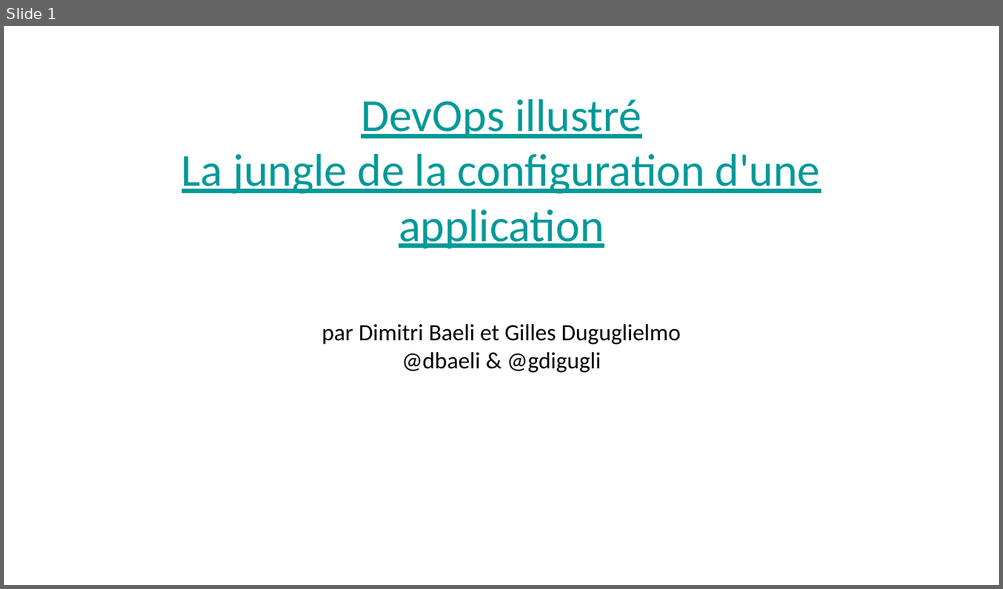
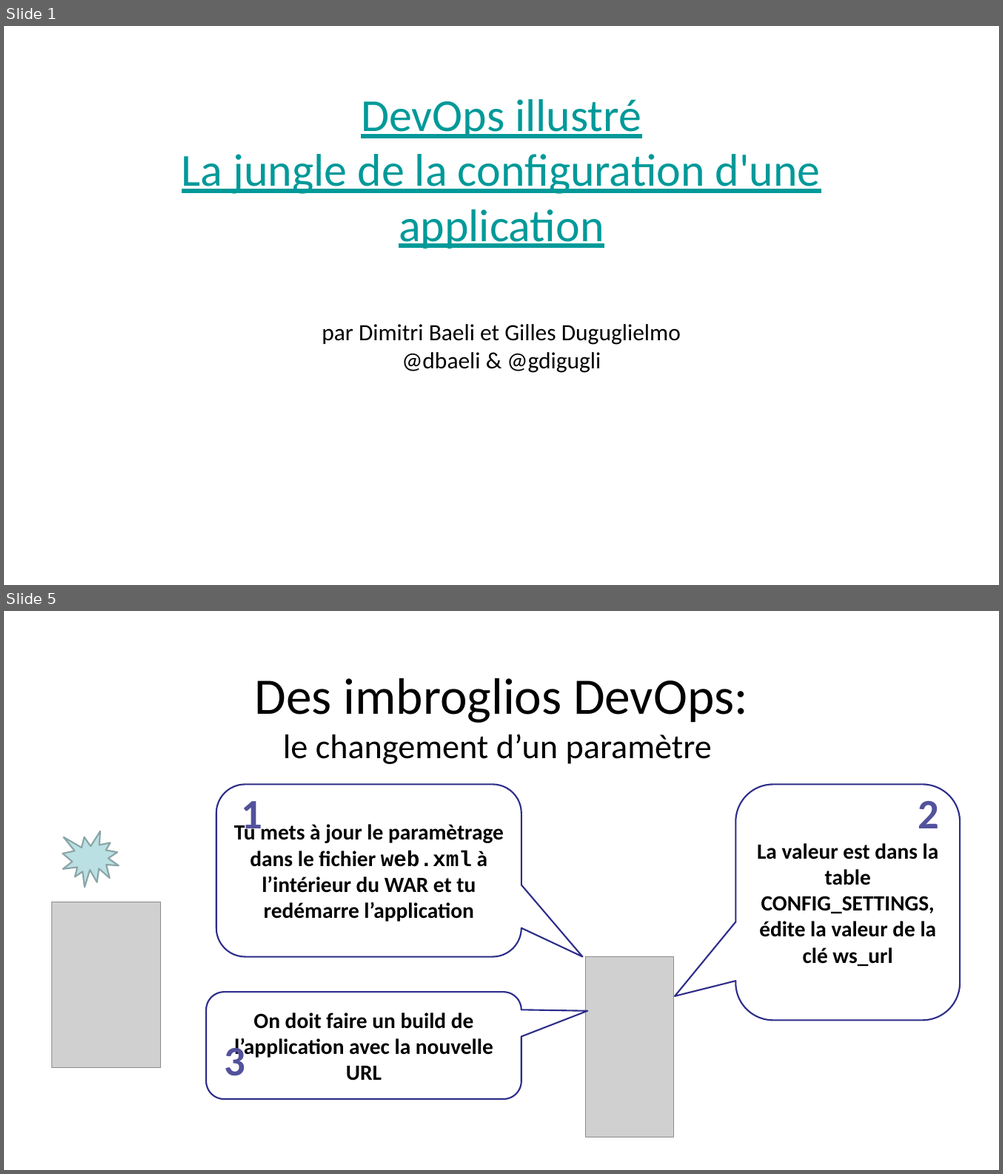
Before and after one commit to dbaeli/conf4j, a slide deck: Devops_Configuration_Jungle_Devoxx_FR_2012.pptx. Shown one above the other, each under a label of ours: slide 1 before the commit, slides 1 and 5 after it; the slides between them are not shown. The pictures are 1003x589 and 1003x1174 pixels, drawn with LibreOffice and Linux fonts; fonts in the diff are those of the drawing; grey boxes stand for pictures; background and template pictures are left out. Boxes give left, top, right and bottom in pixels: in the first picture for what was removed or moved away, otherwise in the second. Text is boxed around its words. In the diff, an @@ line names an element or a change of style, - is before the commit and + after.

```diff
--- a/Devops_Configuration_Jungle_Devoxx_FR_2012.pptx
+++ b/Devops_Configuration_Jungle_Devoxx_FR_2012.pptx
@@ slide 5 added at (4,611,999,1170), background picture (left out) @@
@@ text added at (255,678,748,764), 44 pt, text #000000 @@
+Des imbroglios DevOps:
+le changement d’un paramètre
@@ rounded speech box added at (216,784,521,957), fill #FFFFFF, outline #2D2D8A 2 pt, 28 pt, text #000000, bold @@
+Tu mets à jour le paramètrage dans le fichier web.xml à l’intérieur du WAR et tu redémarre l’application
@@ rounded speech box added at (735,784,959,1020), fill #FFFFFF, outline #2D2D8A 2 pt, 28 pt, text #000000, bold @@
+La valeur est dans la table CONFIG_SETTINGS, édite la valeur de la clé ws_url
@@ text added at (242,801,263,839), 54 pt, text gradient #5F5FA1 to #52529D to #262688, bold @@
+1
@@ text added at (917,801,939,829), 54 pt, text gradient #5F5FA1 to #52529D to #262688, bold @@
+2
@@ irregular seal added at (62,832,119,887), fill #BBE0E3, outline #8AA6A8 2 pt @@
@@ picture added at (52,902,161,1068) @@
@@ picture added at (585,957,673,1137) @@
@@ rounded speech box added at (206,992,521,1099), fill #FFFFFF, outline #2D2D8A 2 pt, 28 pt, text #000000, bold @@
+On doit faire un build de l’application avec la nouvelle URL
@@ text added at (224,1041,245,1076), 54 pt, text gradient #5F5FA1 to #52529D to #262688, bold @@
+3
@@ page number added at (975,1154,993,1170), 14 pt, text #FFFFFF @@
+5
```
Also in this commit, not shown: 2 slides changed, 11 other slides added, 12 slides removed, 5 other files.
